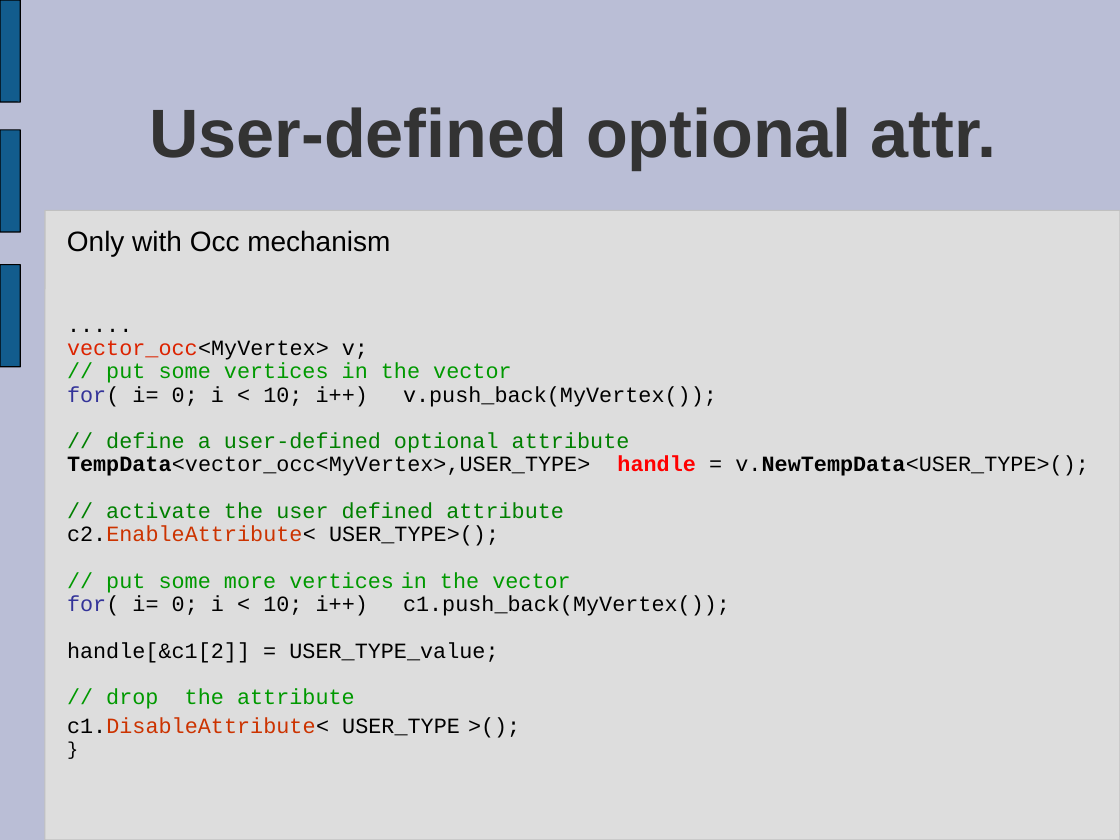
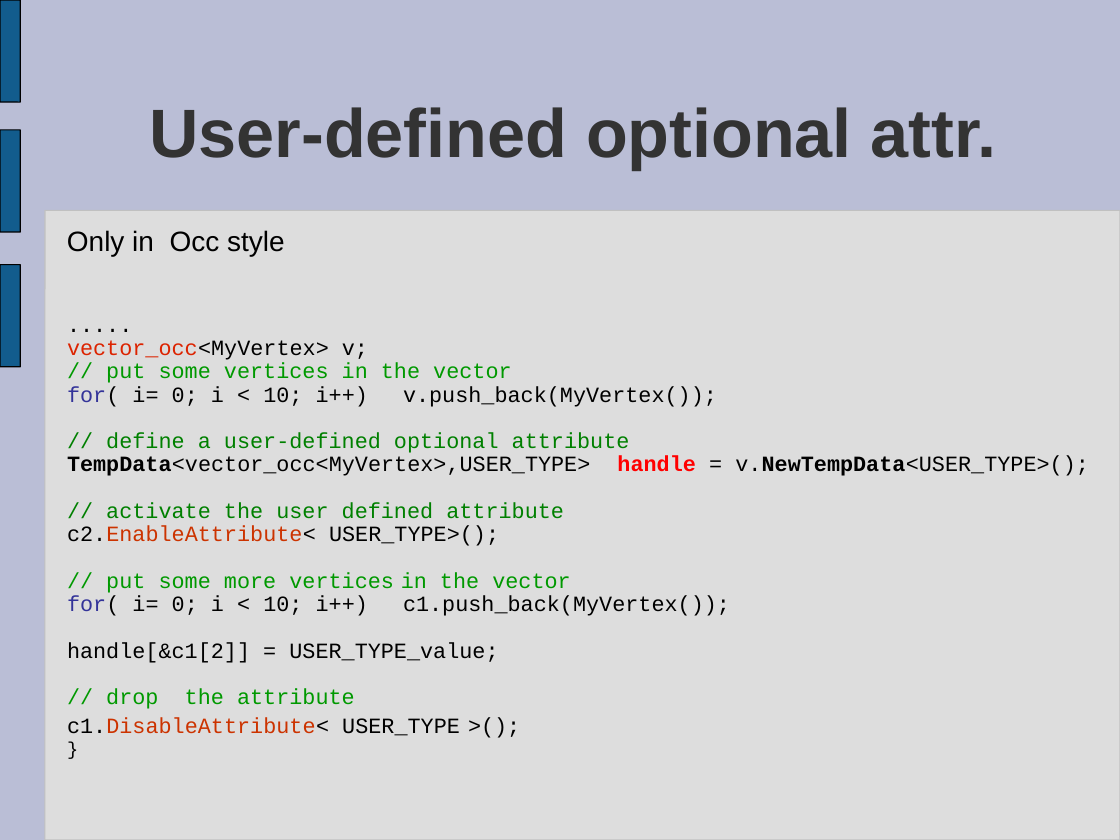
Before and after one commit to virtualritz/vcglib, a slide deck: slide 15 of docs/introduction to vcg.ppt. Drawn at 1120x840 pixels with LibreOffice and Linux fonts; fonts in the diff are those of the drawing. Boxes give left, top, right and bottom in pixels: in the first picture for what was removed or moved away, otherwise in the second. Text is boxed around its words. In the diff, an @@ line names an element or a change of style, - is before the commit and + after.

Commit message:
partyl rewritten, added optional type explained

```diff
--- a/docs/introduction to vcg.ppt
+++ b/docs/introduction to vcg.ppt
@@ text at bbox=[67, 230, 285, 256]: text changed @@
-Only with Occ mechanism
+Only in Occ style
```
Also in this commit, not shown: 10 other slides changed, 9 slides added, 1 slide removed.
